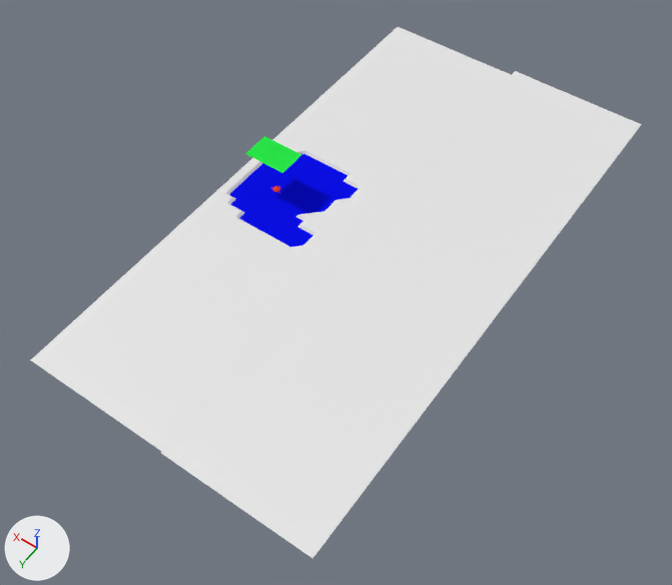
A saved change to the Blender file 04 Shots/mz-see-shot2.blend.
Before and after are seen from a camera (50 mm lens) standing at (-39.5, 50.6, 66.2) and looking at (-8.2, 6.8, -2.7). Arrows for +X, +Y and +Z are at lower left; the lights stay in place.

The first picture shows 'klappeLinks', 'klappeRechts', 'landschaftSeeNeu.000', 'wasser-see'.
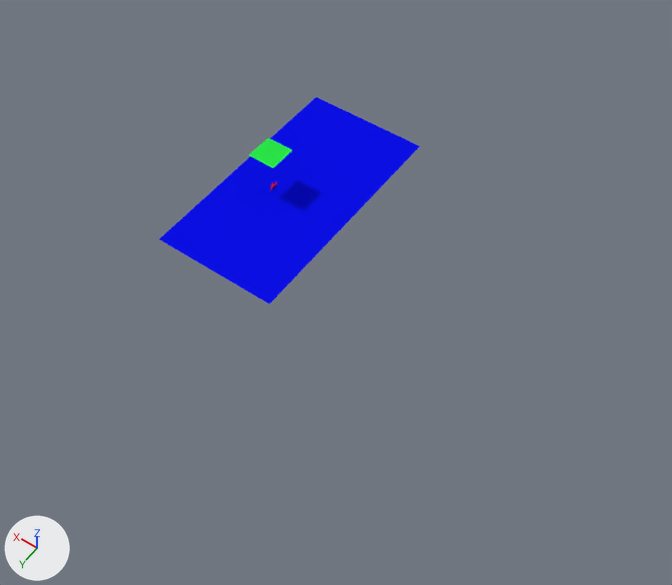
Boxes (x1, y1, x2, y2) around the edits, measured in the pictures (672 x 585 px):
'landschaftSeeNeu.000', deleted
    before: (31, 27, 642, 558)
'wasser-see', recoloured, moved, rescaled
    before: (229, 154, 358, 247)
    after: (159, 97, 420, 304)
'klappeLinks', recoloured
    both: (261, 144, 301, 173)
'klappeRechts', recoloured, rescaled (16% narrower, 11% shorter)
    before: (246, 136, 283, 163)
    after: (249, 138, 280, 162)
'fisch.001', deleted
    before: (273, 186, 281, 193)
'fisch', added
    after: (270, 181, 277, 190)

The change, as a list of edits to the scene's bpy script:
```text
Change mat_material_002:
    mat_material_002.base_color: (0.00343, 0.0051, 0.8) -> (0.799, 0.016, 0.0242)  # blue #0b10e7 -> red #e7222b
Change mat_material:
    mat_material.base_color: (0.8, 0.0597, 0.0336) -> (0.0242, 0.799, 0.0666)  # red #e74533 -> green #2be749
Add mat_material_003:
    mat_material_003 = diffuse_material('Material.003')
    mat_material_003.base_color = (0.00343, 0.0051, 0.8)  # blue #0b10e7
Add mat_material_001:
    mat_material_001 = diffuse_material('Material.001')
    mat_material_001.base_color = (0.799, 0.016, 0.0242)  # red #e7222b
Change me_plane_001:
    where me_plane_001.from_pydata(...)  # 4 vertices, 1 face; spans x -1.0..1.0, y -1.0..1.0, z 0.0
    remove me_plane_001.materials.append(mat_material_004)  # green #2be749
    add me_plane_001.materials.append(mat_material)  # green #2be749
Change me_plane:
    where me_plane.from_pydata(...)  # 4 vertices, 1 face; spans x -1.0..1.0, y -1.0..1.0, z 0.0
    remove me_plane.materials.append(mat_material_005)  # green #2be749
    add me_plane.materials.append(mat_material_004)  # green #2be749
Change me_plane_004:
    where me_plane_004.from_pydata(...)  # 4 vertices, 1 face; spans x -1.0..1.0, y -1.0..1.0, z 0.0
    remove me_plane_004.materials.append(mat_material_002)  # blue #0b10e7
    add me_plane_004.materials.append(mat_material_003)  # blue #0b10e7
Add me_torus:
    me_torus.from_pydata(...)  # 25145 vertices, 24990 faces; spans x -1.95..1.89, y -1.37..2.33, z -0.4..0.4
    # faces by material slot: [17900, 7090]
    me_torus.materials.append(mat_material_002)  # red #e7222b
    me_torus.materials.append(mat_material_001)  # red #e7222b
Change ob_klapperechts:
    ob_klapperechts.scale: (1.5, 1.0, 1.0) -> (1.0, 1.0, 1.0)
Change ob_wasser_see:
    ob_wasser_see.location: (0.0, 0.0, -1.7) -> (1.4, 0.3, -1.7)
    ob_wasser_see.scale: (1.0, 1.0, 1.0) -> (1.0, 1.89, 1.0)
Remove ob_fisch_001:
    ob_fisch_001 = bpy.data.objects.new('fisch.001', None)
    ob_fisch_001.location = (3.0, 1.2, -0.5)
    ob_fisch_001.show_instancer_for_render = False
    ob_fisch_001.instance_type = 'COLLECTION'
    ob_fisch_001.instance_collection = col_fisch
Remove ob_landschaftseeneu_000:
    ob_landschaftseeneu_000 = bpy.data.objects.new('landschaftSeeNeu.000', None)
    ob_landschaftseeneu_000.location = (0.0, 0.0, 0.0)
    ob_landschaftseeneu_000.show_instancer_for_render = False
    ob_landschaftseeneu_000.instance_type = 'COLLECTION'
    ob_landschaftseeneu_000.instance_collection = col_landschaftseeneu_001
Remove ob_suzanne:
    ob_suzanne = bpy.data.objects.new('Suzanne', me_suzanne)
    ob_suzanne.location = (0.0, 0.0, 0.0)
    ob_suzanne.scale = (0.45, 0.45, 0.45)
Remove ob_plane_005:
    ob_plane_005 = bpy.data.objects.new('Plane.005', me_plane_007)
    ob_plane_005.location = (-14.98, 0.691, 0.0)
    ob_plane_005.scale = (7.5, 29.0, 1.0)
Remove ob_plane_003:
    ob_plane_003 = bpy.data.objects.new('Plane.003', me_plane_002)
    ob_plane_003.location = (0.0, 18.52, 0.0)
    ob_plane_003.scale = (7.5, 11.0, 1.0)
Remove ob_plane_004:
    ob_plane_004 = bpy.data.objects.new('Plane.004', me_plane_005)
    ob_plane_004.location = (0.0, -17.49, 0.0)
    ob_plane_004.scale = (7.5, 10.0, 1.0)
Remove ob_plane_006:
    ob_plane_006 = bpy.data.objects.new('Plane.006', me_plane_003)
    ob_plane_006.location = (0.0, 0.0, 0.0)
    ob_plane_006.scale = (7.5, 7.5, 1.0)
Add ob_fisch:
    ob_fisch = bpy.data.objects.new('fisch', me_torus)
    ob_fisch.location = (3.4, 1.2, -0.3)
    ob_fisch.rotation_euler = (0.0, 1.571, 3.142)  # degrees (0, 90, 180)
    ob_fisch.scale = (0.3, 0.3, 0.3)
```
